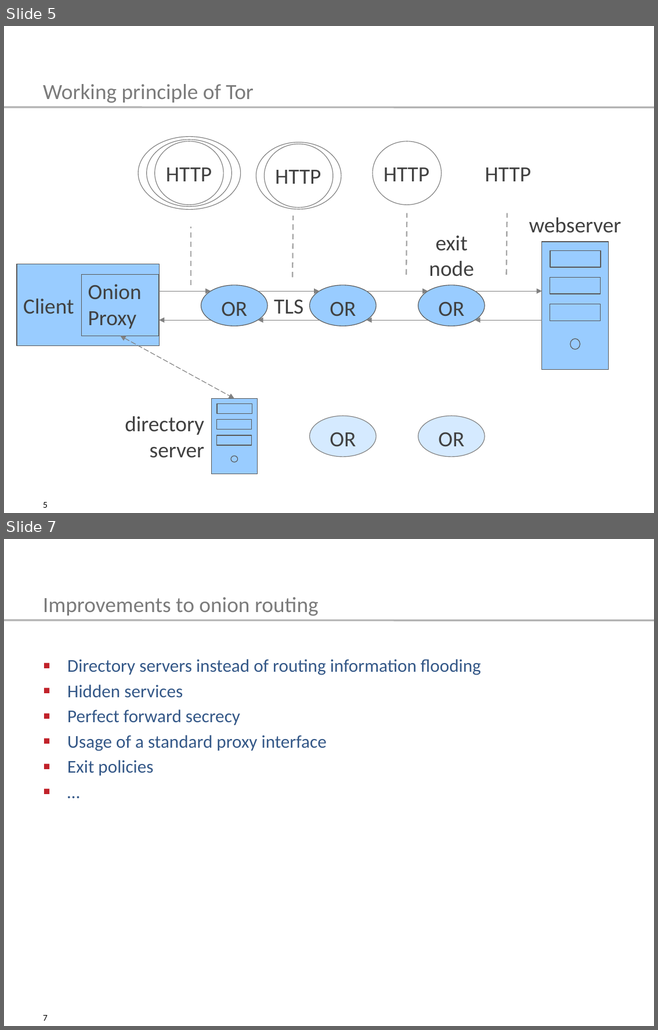
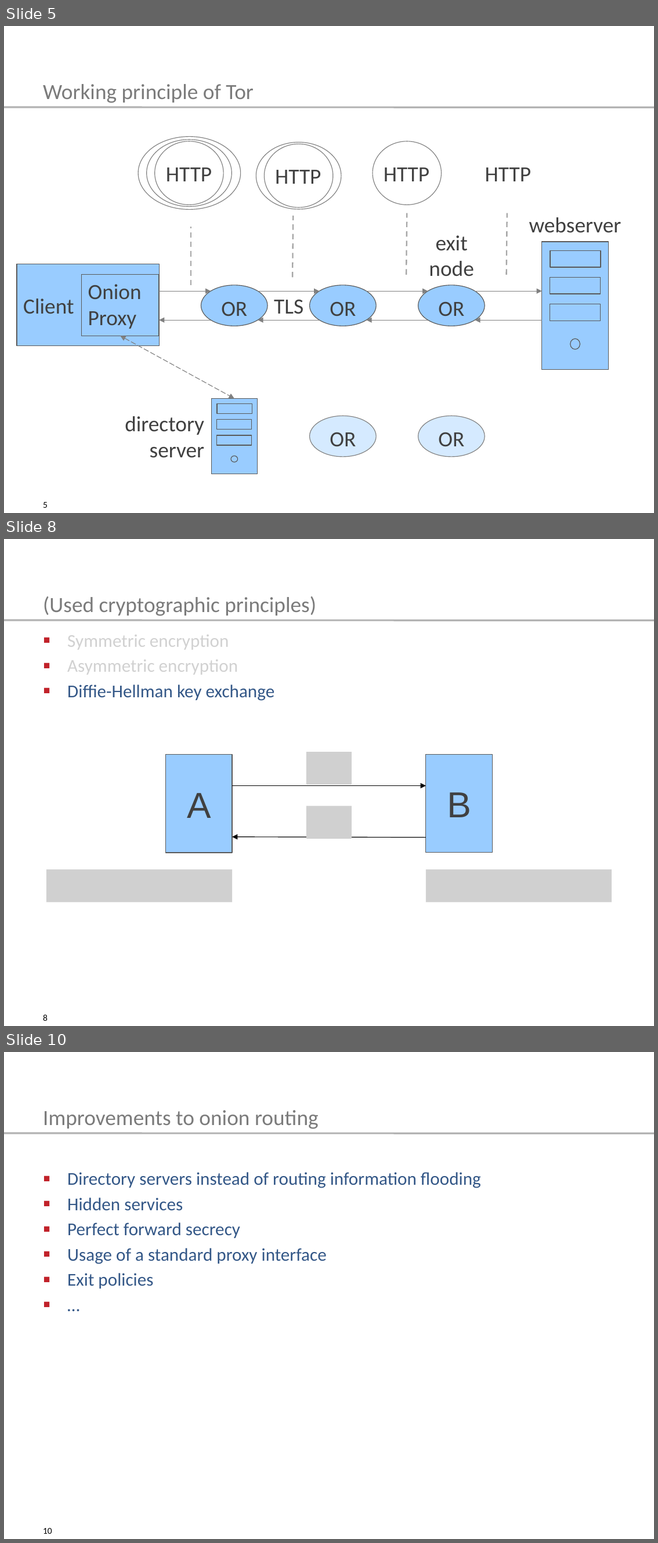
Before and after one commit to tompetersen/ski-tor, a slide deck: presentation/TemplateSlides2016.pptx. Shown one above the other, each under a label of ours: slides 5 and 7 before the commit, slides 5, 8 and 10 after it; the slides between them are not shown. The pictures are 658x1030 and 658x1543 pixels, drawn with LibreOffice and Linux fonts; fonts in the diff are those of the drawing; grey boxes stand for pictures. Boxes give left, top, right and bottom in pixels: in the first picture for what was removed or moved away, otherwise in the second. Text is boxed around its words. In the diff, an @@ line names an element or a change of style, - is before the commit and + after.

```diff
--- a/presentation/TemplateSlides2016.pptx
+++ b/presentation/TemplateSlides2016.pptx
@@ slide 8 added at [4, 539, 654, 1026], background #FFFFFF; not listed: 3 template elements that a slide beside it also shows @@
@@ title added at [43, 596, 316, 616], 24 pt, text #7B7B7B @@
+(Used cryptographic principles)
@@ text added at [67, 635, 275, 701], 20 pt, text #D1D1D1 @@
+▪ Symmetric encryption
+▪ Asymmetric encryption
+▪ Diffie-Hellman key exchange
@@ rectangle added at [166, 755, 232, 853], fill #99CCFF, outline #5A5A5A 0.75 pt, 40 pt, text #404040 @@
+A
@@ picture added at [306, 752, 351, 784] @@
@@ rectangle added at [426, 755, 492, 853], fill #99CCFF, outline #5A5A5A 0.75 pt, 40 pt, text #404040 @@
+B
@@ arrow added from (232, 786) to (426, 786), #000000 0.75 pt @@
@@ picture added at [306, 806, 351, 838] @@
@@ arrow added from (426, 837) to (232, 837), #000000 0.75 pt @@
@@ picture added at [46, 870, 232, 902] @@
@@ picture added at [426, 870, 611, 902] @@
@@ what was slide 7 is now slide 10 @@
@@ page number at [43, 1528, 52, 1534]: text changed @@
-7
+10
```
Also in this commit, not shown: 2 other slides added, 2 other files.
